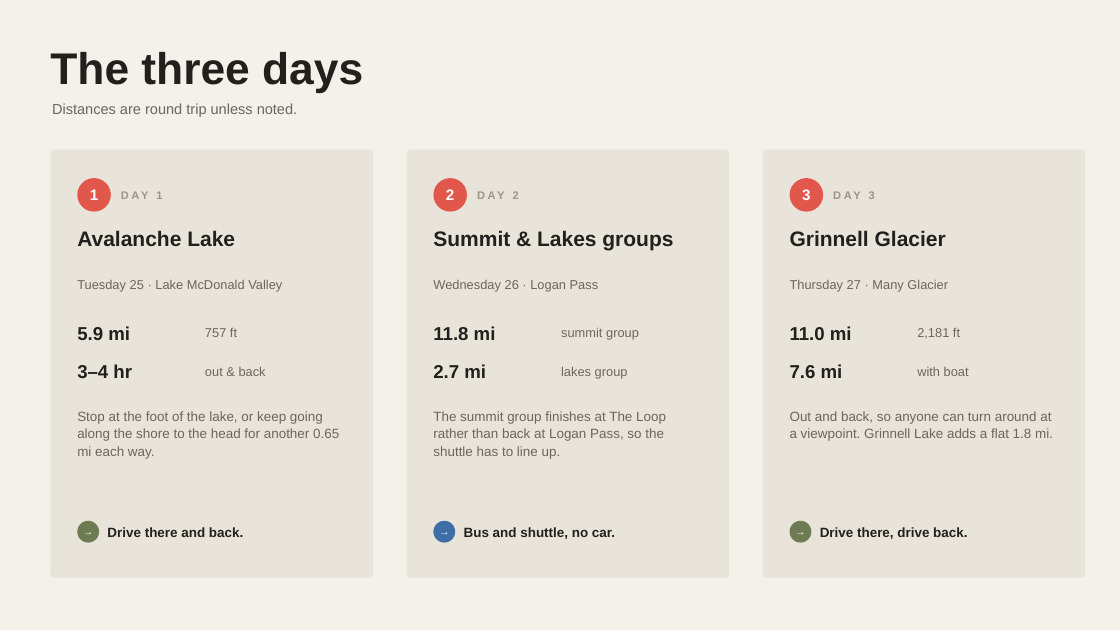
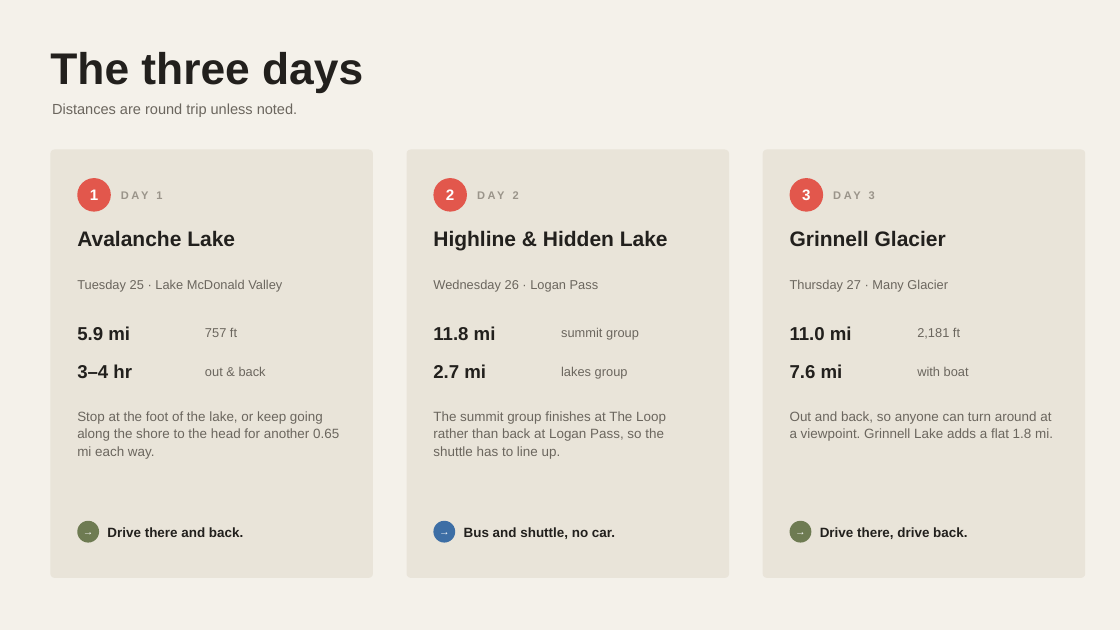
Before and after one commit to ananatalie828-prog/paper-trail, a slide deck: slide 2 of hikes/slides/glacier-hikes.pptx. Drawn at 1120x630 pixels with LibreOffice and Linux fonts; fonts in the diff are those of the drawing. Boxes give left, top, right and bottom in pixels: in the first picture for what was removed or moved away, otherwise in the second. Text is boxed around its words. In the diff, an @@ line names an element or a change of style, - is before the commit and + after.

```diff
--- a/hikes/slides/glacier-hikes.pptx
+++ b/hikes/slides/glacier-hikes.pptx
@@ text at (433, 230, 668, 250): text changed @@
-Summit & Lakes groups
+Highline & Hidden Lake
```
Also in this commit, not shown: 3 other slides changed, 13 other files.
